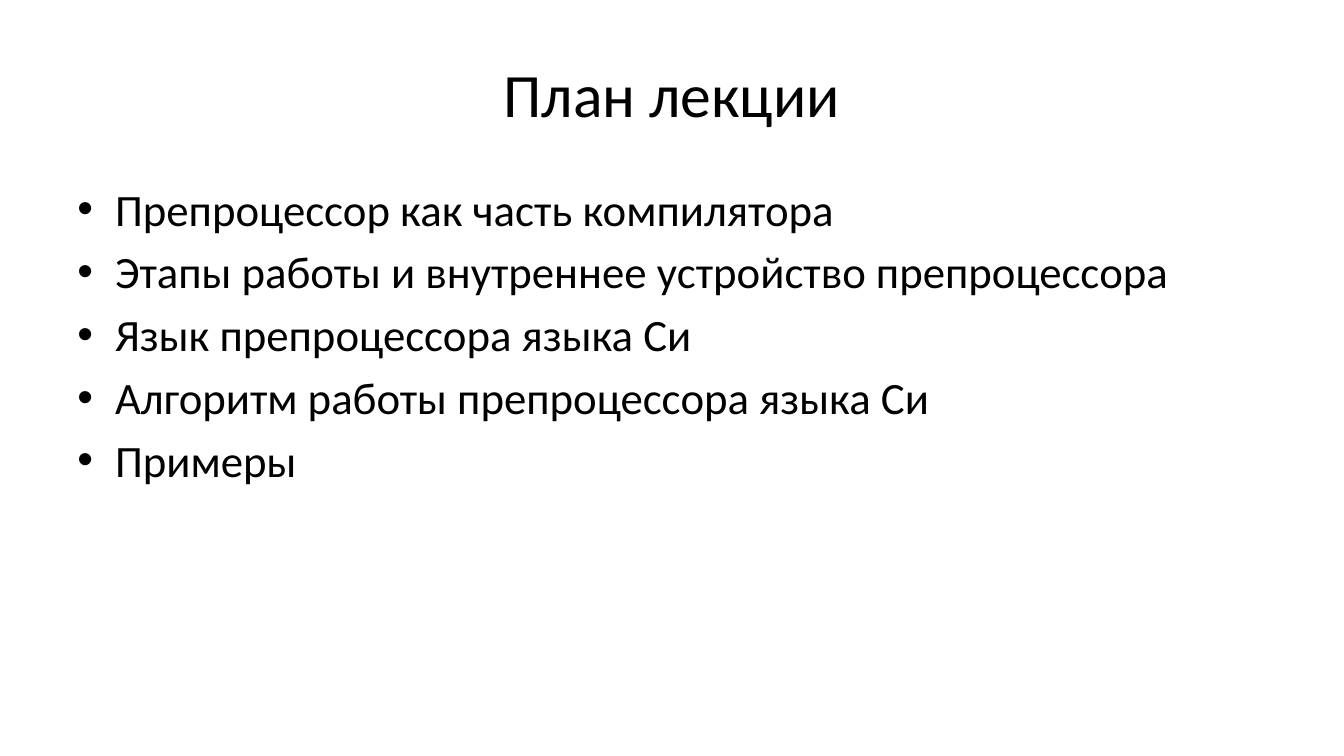
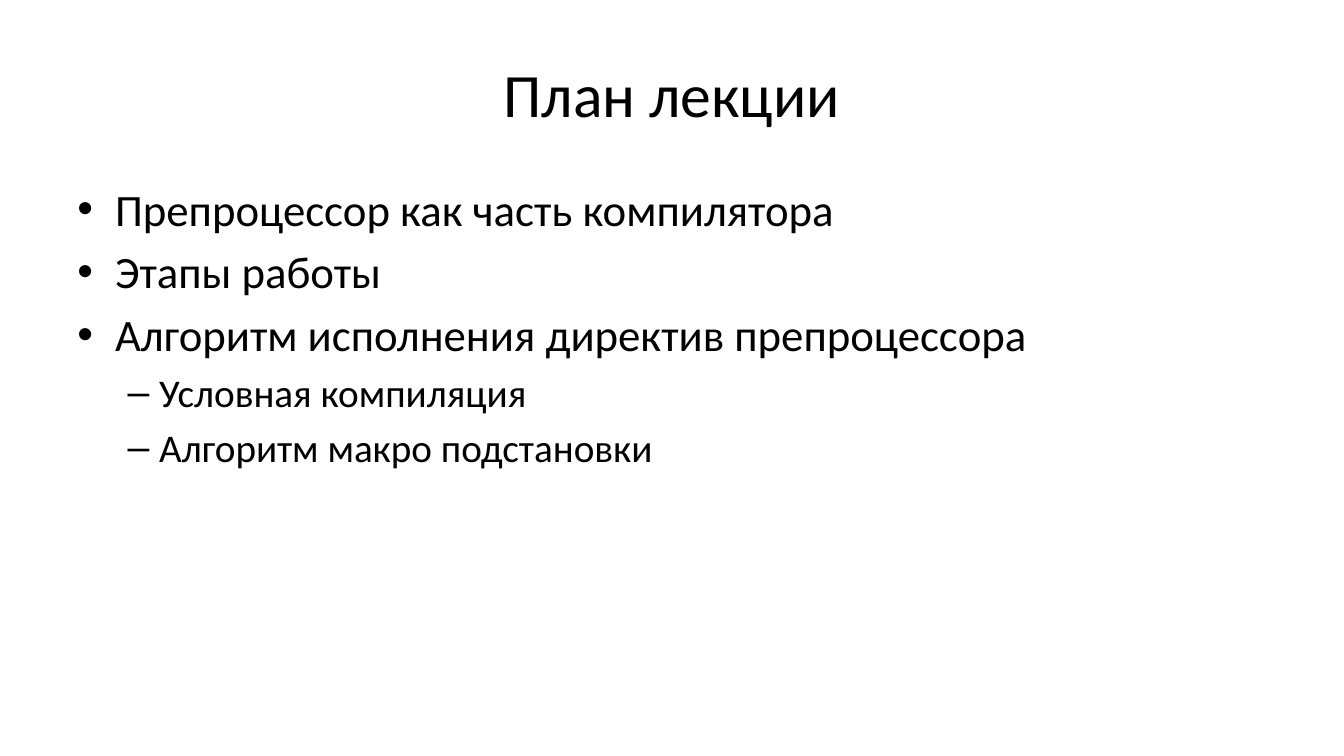
Before and after one commit to Evgueni-Petrov-aka-espetrov/Algorithms-and-Programming-in-C-pptx, a slide deck: slide 2 of 25 Препроцессор языка Си.pptx. Drawn at 1344x756 pixels with LibreOffice and Linux fonts; fonts in the diff are those of the drawing. Boxes give left, top, right and bottom in pixels: in the first picture for what was removed or moved away, otherwise in the second. Text is boxed around its words. In the diff, an @@ line names an element or a change of style, - is before the commit and + after.

Commit message:
добавил алгоритм раскрытия макросов с параметрами

```diff
--- a/25 Препроцессор языка Си.pptx
+++ b/25 Препроцессор языка Си.pptx
@@ text at <box>115,257,1026,469</box>: text changed @@
-• Этапы работы и внутреннее устройство препроцессора
-• Язык препроцессора языка Си
-• Алгоритм работы препроцессора языка Си
-• Примеры
+• Этапы работы
+• Алгоритм исполнения директив препроцессора
+  – Условная компиляция
+  – Алгоритм макро подстановки
```
Also in this commit, not shown: 11 other slides changed, 9 slides added, 7 slides removed.
